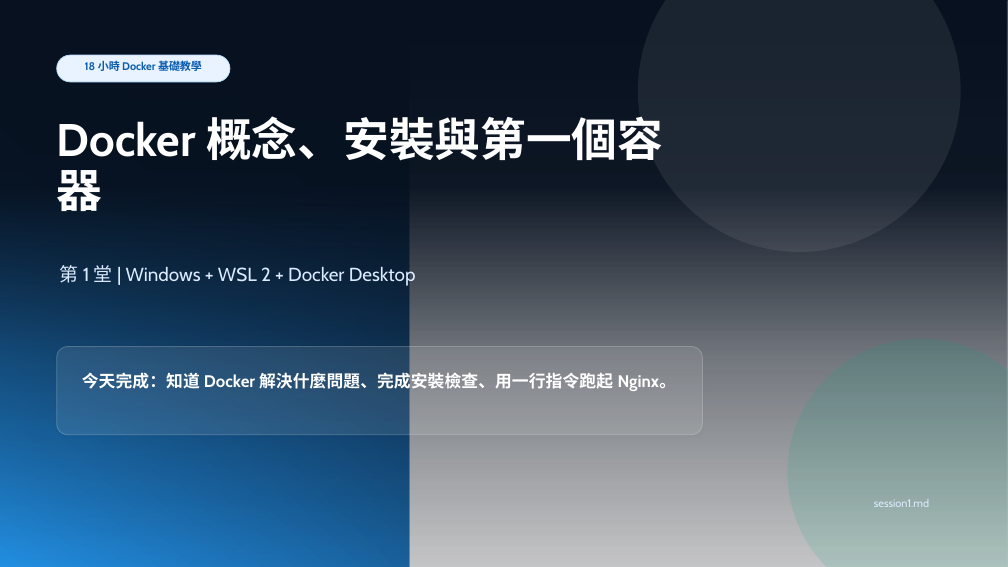
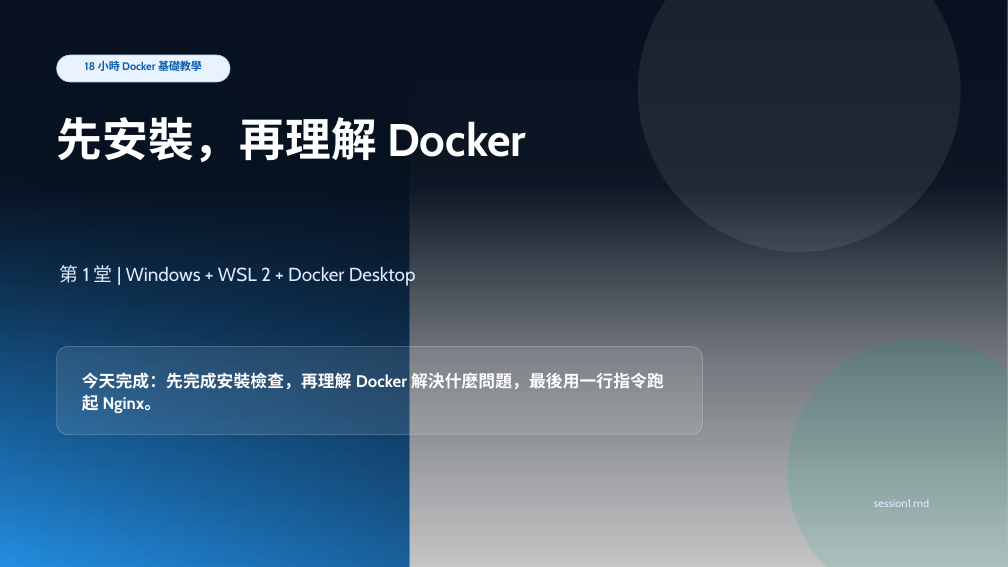
Before and after one commit to lalalalaluk/docker-practice, a slide deck: slide 1 of slides/docker-session1-basics-setup.pptx. Drawn at 1008x567 pixels with LibreOffice and Linux fonts; fonts in the diff are those of the drawing; grey boxes stand for pictures. Boxes give left, top, right and bottom in pixels: in the first picture for what was removed or moved away, otherwise in the second. Text is boxed around its words. In the diff, an @@ line names an element or a change of style, - is before the commit and + after.

```diff
--- a/slides/docker-session1-basics-setup.pptx
+++ b/slides/docker-session1-basics-setup.pptx
@@ text at bbox=[57, 117, 526, 162]: text changed @@
-Docker 概念、安裝與第一個容器
+先安裝，再理解 Docker
@@ text at bbox=[82, 372, 664, 413]: text changed @@
-今天完成：知道 Docker 解決什麼問題、完成安裝檢查、用一行指令跑起 Nginx。
+今天完成：先完成安裝檢查，再理解 Docker 解決什麼問題，最後用一行指令跑起 Nginx。
```
Also in this commit, not shown: 14 other slides changed.
